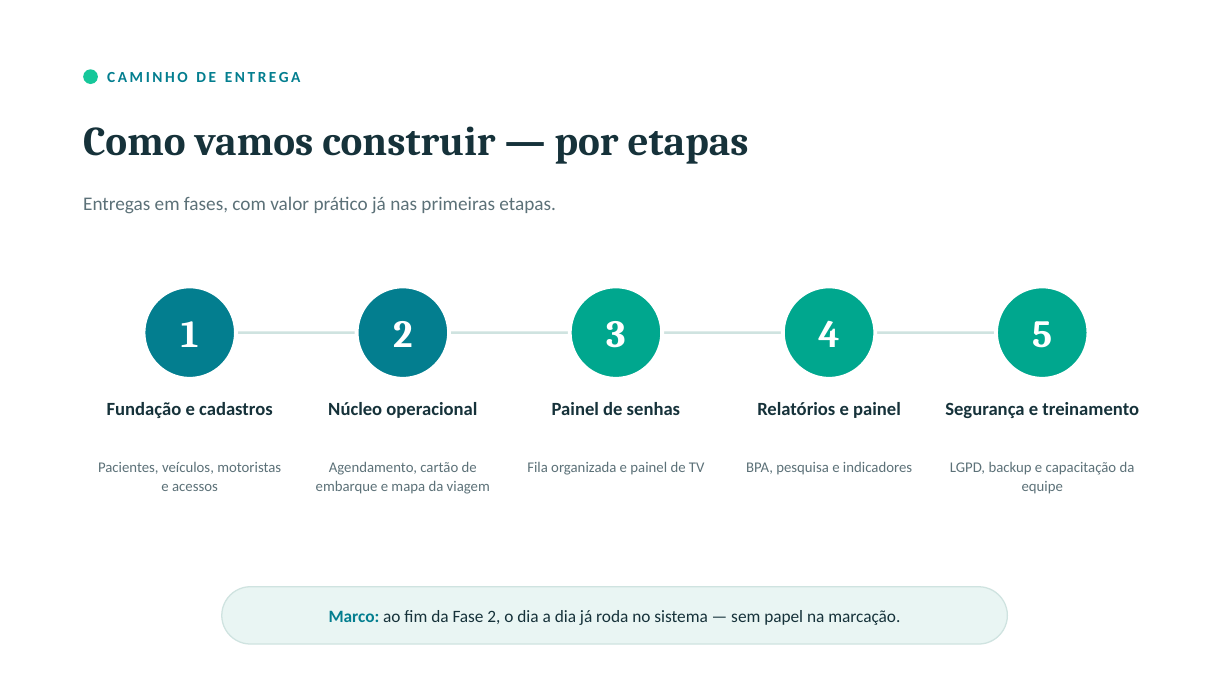
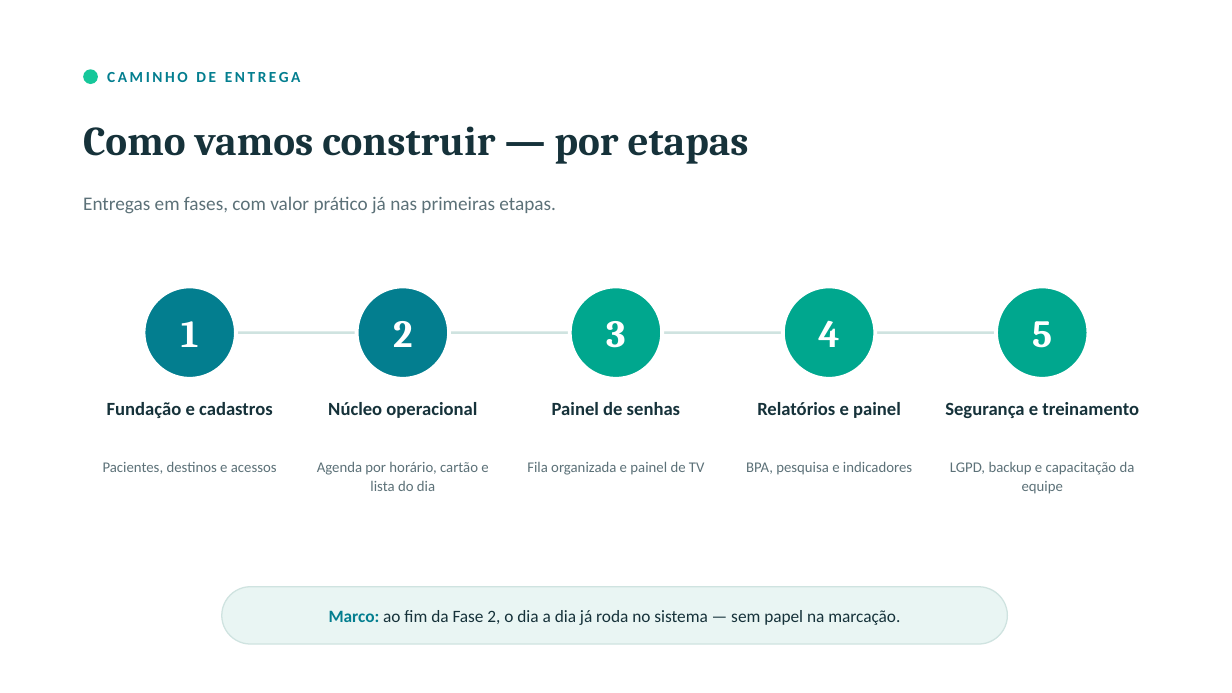
Before and after one commit to juninhojet-source/Jet_Python, a slide deck: slide 8 of docs/SIGTRANS_Saude_Apresentacao.pptx. Drawn at 1232x693 pixels with LibreOffice and Linux fonts; fonts in the diff are those of the drawing. Boxes give left, top, right and bottom in pixels: in the first picture for what was removed or moved away, otherwise in the second. Text is boxed around its words. In the diff, an @@ line names an element or a change of style, - is before the commit and + after.

```diff
--- a/docs/SIGTRANS_Saude_Apresentacao.pptx
+++ b/docs/SIGTRANS_Saude_Apresentacao.pptx
@@ text at [103, 461, 277, 474]: text changed @@
-Pacientes, veículos, motoristas e acessos
+Pacientes, destinos e acessos
@@ text at [317, 461, 488, 491]: text changed @@
-Agendamento, cartão de embarque e mapa da viagem
+Agenda por horário, cartão e lista do dia
```
Also in this commit, not shown: 5 other slides changed, 2 other files.
